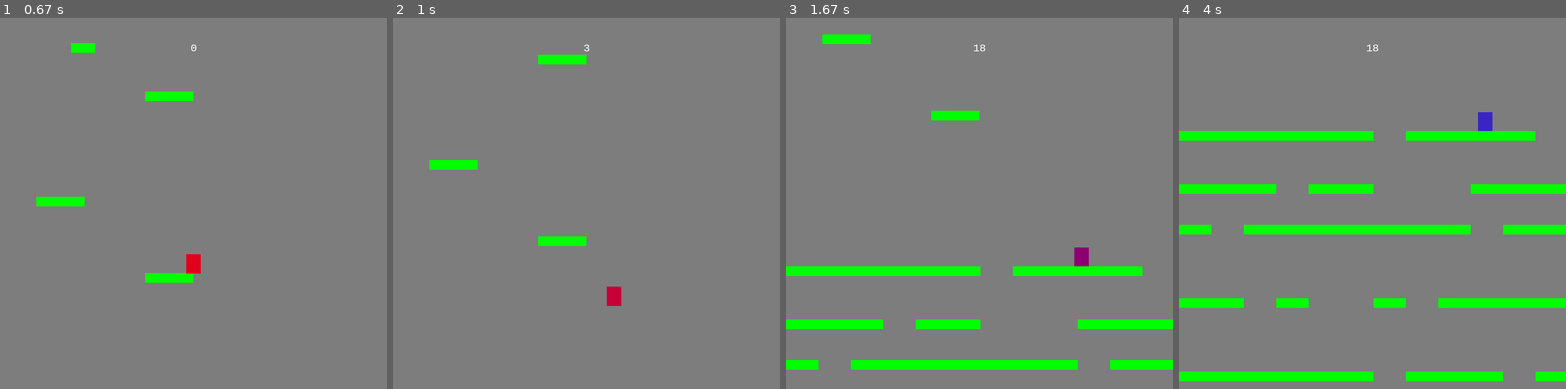
Above: before the commit, frames 1-4 (left to right).
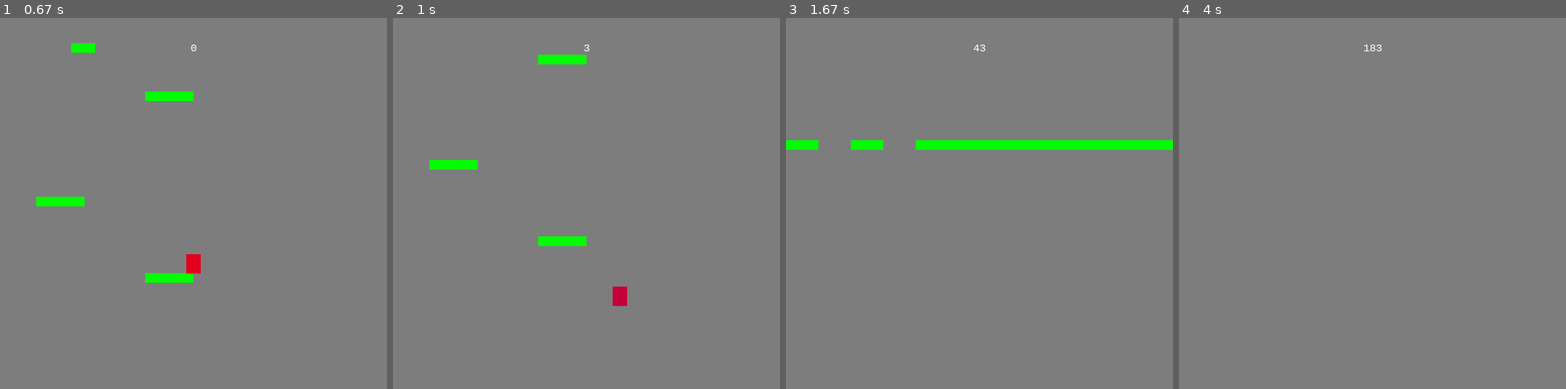
Above: after the commit, the same moments.

Repository: BulSU-BSCpE2B-Group2/DROP
Game: pygame game, started from main.py
The game is run twice, just before and just after one commit, with the same random seed, the same clock (stepped at 60 frames per second) and the same inputs.
Inputs:
- Up to frame 1 (0.67 s): tap Enter at 0.33 s
- Up to frame 2 (1 s): hold Right from 0.67 s (still down)
- Up to frame 3 (1.67 s): release Right at 1.13 s; hold Right 1.17-1.63 s
- Up to frame 4 (4 s): no input

Frame 1 is identical in both runs. In frame 2, 0.2% of the frame differs, in the area x 55-61%, y 72-78%; in frame 3, 9.1%; in frame 4, 10%, in the area x 0-100%, y 7-98%.

Commit message:
Speed multiplies over time.

Diff:
--- a/main.py
+++ b/main.py
@@ -20,9 +20,10 @@
         self.score = 0
         self.orig_pos = 0
         self.newPlatform = 90 + height
-        self.newPlatformInterval = 75
+        self.newPlatformInterval = 50
         self.currentInterval = 0
         self.newwidth = WIDTH
+        self.multiplier = 1
 
     def new(self):
         # starting a new game
@@ -50,10 +51,13 @@
         # Plan here was to spawn platforms with specific number of gaps
         # The platforms has to be aligned, and has to have enough room for the ball to fall and navigate through
         # ISSUE: Platforms are hollow after the initial pre-placed platforms. Still looking into this issue
-        # Open for suggestions
-        self.gaps = random.randint(1, 5)
+        self.multiplier += 0.001
+        speed = 2 * self.multiplier
+        if speed > 5:
+            self.multiplier = 1
+        self.gaps = random.randint(1, 6)
         self.currentInterval += 1
-        if self.currentInterval > self.newPlatformInterval:
+        if self.currentInterval + speed > self.newPlatformInterval:
             self.add_platform(self.gaps)
             self.currentInterval = 0
         self.player.update()
@@ -74,7 +78,7 @@
         # if player reaches 1/4 from the bottom of the screen
         if self.player.rect.bottom > (height / 4) * 3:
             self.score += 1
-            self.currentInterval += 10
+            self.currentInterval += 4
             for sprite in self.all_sprites:
                 sprite.rect.y -= max(self.player.vel.y, 10)
                 if sprite.rect.bottom < 10:
@@ -84,7 +88,7 @@
             self.game_over = True
 
     def add_platform(self, gaps):
-        gaps_1 = [0, 1, 1, 1, 1, 1, 1, 1, 1, 1, 1, 1]
+        gaps_1 = [0, 0, 1, 1, 1, 1, 1, 1, 1, 1, 1, 1]
         gaps_2 = [0, 0, 1, 1, 1, 1, 1, 1, 1, 1, 1, 1]
         gaps_3 = [0, 0, 0, 1, 1, 1, 1, 1, 1, 1, 1, 1]
         gaps_4 = [0, 0, 0, 0, 1, 1, 1, 1, 1, 1, 1, 1]
--- a/settings.py
+++ b/settings.py
@@ -6,15 +6,11 @@
 height = 768
 fps = 60
 font_name = 'consolas'
-multiplier = 1
-multiplier += 0.008
-speed = 2 * multiplier
-if speed == 3:
-    multiplier = 1
+
 
 # Player properties:
 player_accel = 0.5
-player_friction = -0.12
+player_friction = -0.08
 player_width = 30
 player_height = 40
 player_gravity = 1
